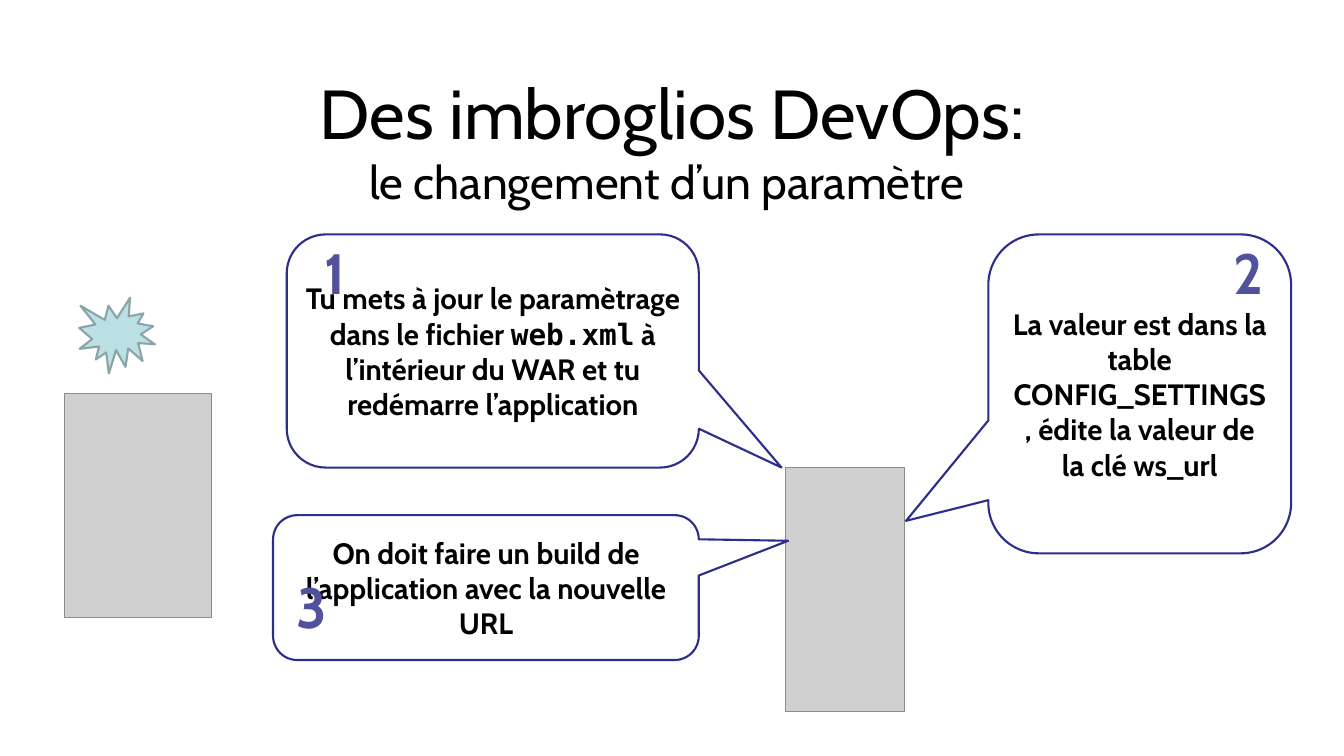
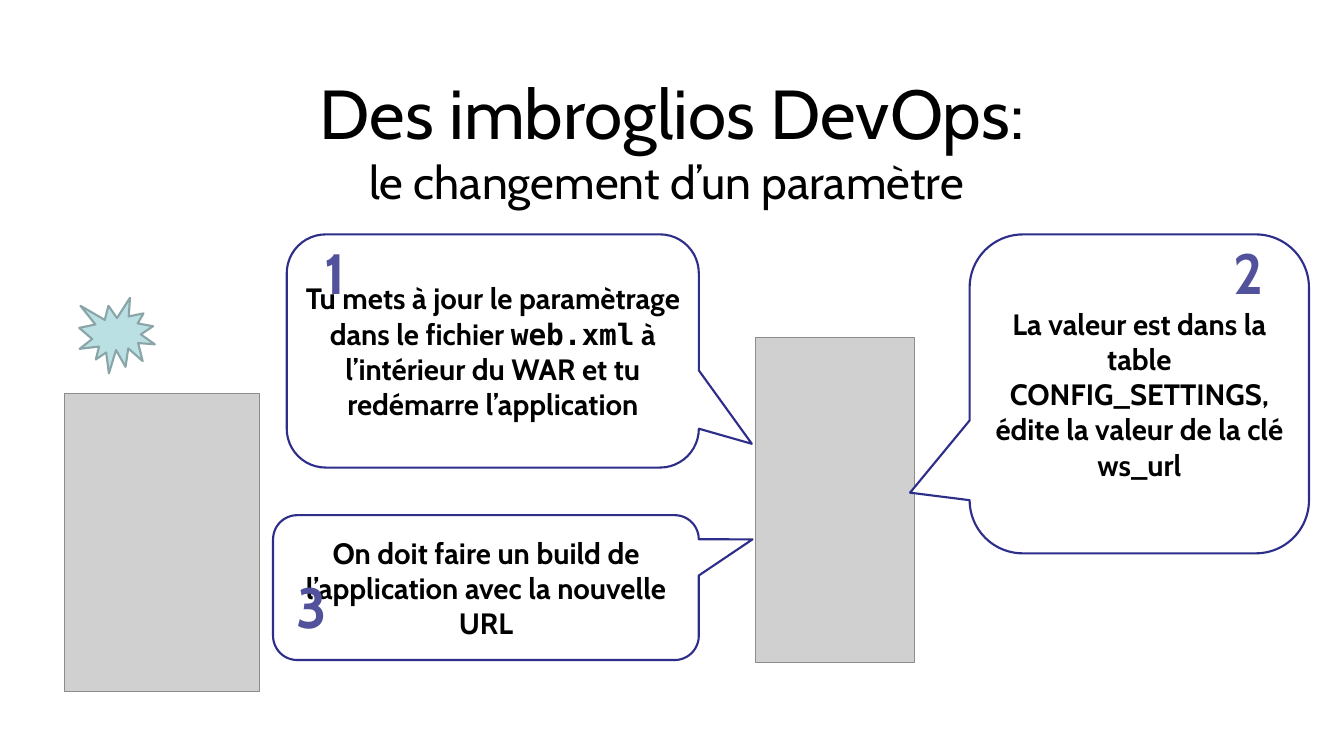
Before and after one commit to dbaeli/conf4j, a slide deck: slide 5 of conf4j-slides/Devops_Configuration_Jungle_Devoxx_FR_2012.pptx. Drawn at 1344x756 pixels with LibreOffice and Linux fonts; fonts in the diff are those of the drawing; grey boxes stand for pictures; background and template pictures are left out. Boxes give left, top, right and bottom in pixels: in the first picture for what was removed or moved away, otherwise in the second. Text is boxed around its words. In the diff, an @@ line names an element or a change of style, - is before the commit and + after.

```diff
--- a/conf4j-slides/Devops_Configuration_Jungle_Devoxx_FR_2012.pptx
+++ b/conf4j-slides/Devops_Configuration_Jungle_Devoxx_FR_2012.pptx
@@ rounded speech box "La valeur est dans la ...": place and size @@
-rounded speech box "La valeur est dans la ..." at [988, 234, 1291, 553]
+rounded speech box "La valeur est dans la ..." at [970, 234, 1309, 553]
@@ rounded speech box "La valeur est dans la ..." at [970, 234, 1309, 553]: proportions changed @@
@@ picture: place and size @@
-picture at [785, 467, 904, 711]
+picture at [755, 337, 914, 662]
@@ picture: place and size @@
-picture at [65, 393, 212, 617]
+picture at [65, 393, 260, 692]
```
Also in this commit, not shown: 8 other slides changed, 1 other file.
